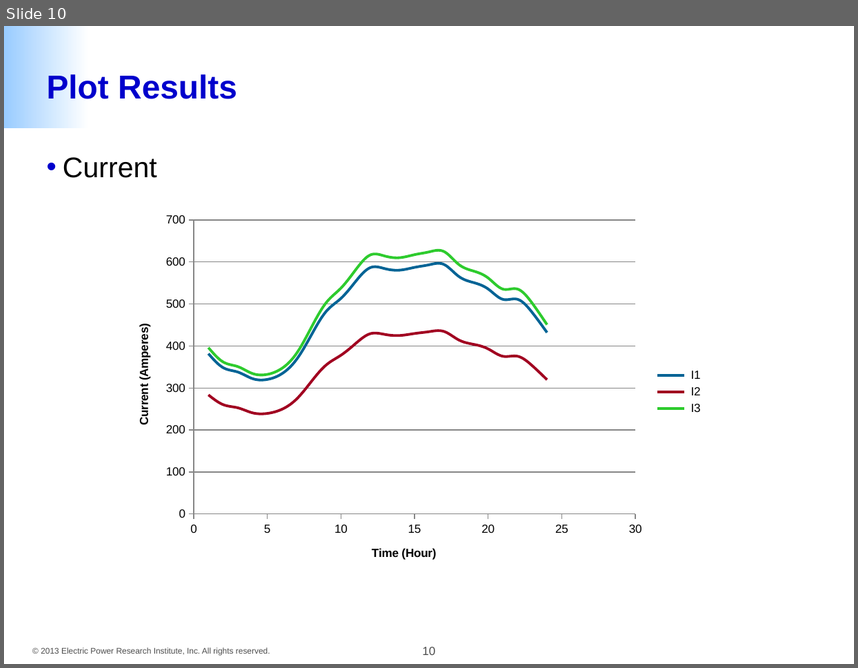
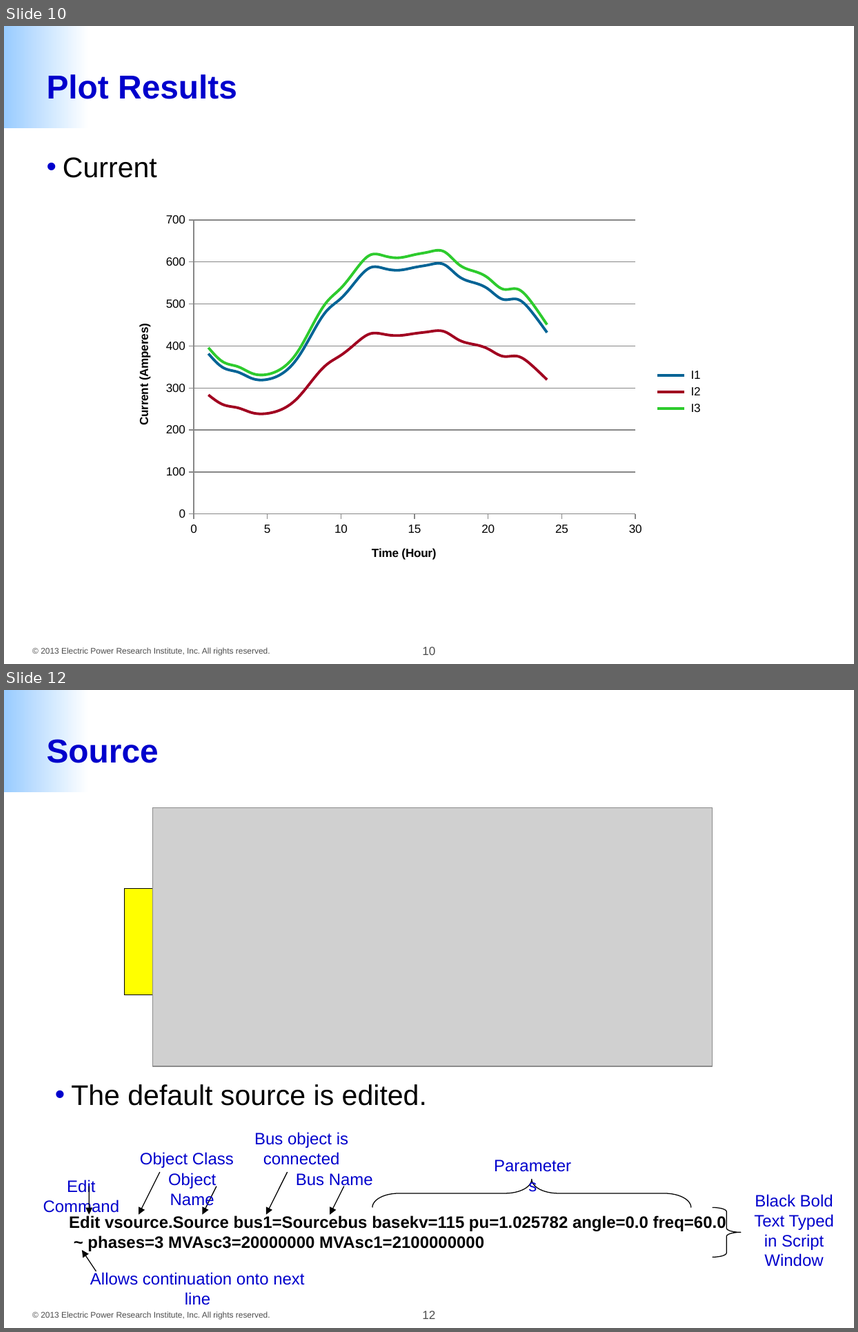
Before and after one commit to dss-extensions/opendss-svn-mirror, a slide deck: trunk/Training/OpenDSS Example Scripts.pptx. Shown one above the other, each under a label of ours: slide 10 before the commit, slides 10 and 12 after it; the slides between them are not shown. The pictures are 858x668 and 858x1332 pixels, drawn with LibreOffice and Linux fonts; fonts in the diff are those of the drawing; grey boxes stand for pictures; background and template pictures are left out. Boxes give left, top, right and bottom in pixels: in the first picture for what was removed or moved away, otherwise in the second. Text is boxed around its words. In the diff, an @@ line names an element or a change of style, - is before the commit and + after.

Commit message:
Update to Bob's example scripts ppt file.

```diff
--- a/trunk/Training/OpenDSS Example Scripts.pptx
+++ b/trunk/Training/OpenDSS Example Scripts.pptx
@@ slide 12 added at (4,690,854,1328), background #FFFFFF; not listed: 3 template elements that a slide beside it also shows @@
@@ title added at (47,739,159,763), 28 pt, text #0000CC, bold @@
+Source
@@ picture added at (153,807,712,1066) @@
@@ rectangle added at (125,888,231,994), fill #FFFF00, outline #000000 0.75 pt @@
@@ text added at (71,1084,427,1105), 24 pt, text #000000 @@
+• The default source is edited.
@@ text added at (254,1132,348,1165), 14 pt, text #0000CC @@
+Bus object is connected
@@ text added at (140,1152,234,1167), 14 pt, text #0000CC @@
+Object Class
@@ text added at (486,1151,588,1179), 14 pt, text #0000CC @@
+Parameters
@@ text added at (43,1179,120,1216), 14 pt, text #0000CC @@
+Edit Command
@@ arrow added from (89, 1185) to (89, 1214), #000000 0.75 pt @@
@@ arrow added from (159, 1172) to (139, 1214), #000000 0.75 pt @@
@@ text added at (168,1172,216,1209), 14 pt, text #0000CC @@
+Object Name
@@ arrow added from (217, 1185) to (202, 1214), #000000 0.75 pt @@
@@ arrow added from (287, 1172) to (266, 1214), #000000 0.75 pt @@
@@ text added at (296,1173,373,1189), 14 pt, text #0000CC @@
+Bus Name
@@ arrow added from (344, 1185) to (330, 1214), #000000 0.75 pt @@
@@ right brace added at (372,1179,691,1207), outline #000000 0.75 pt @@
@@ right brace added at (712,1207,740,1256), outline #000000 0.75 pt @@
@@ text added at (754,1194,834,1266), 14 pt, text #0000CC @@
+Black Bold Text Typed in Script Window
@@ text added at (69,1214,726,1251), 14 pt, text #000000, bold @@
+Edit vsource.Source bus1=Sourcebus basekv=115 pu=1.025782 angle=0.0 freq=60.0
+~ phases=3 MVAsc3=20000000 MVAsc1=2100000000
@@ arrow added from (96, 1270) to (82, 1250), #000000 0.75 pt @@
@@ text added at (90,1272,304,1305), 14 pt, text #0000CC @@
+Allows continuation onto next line
```
Also in this commit, not shown: 1 slide changed, 13 other slides added.
